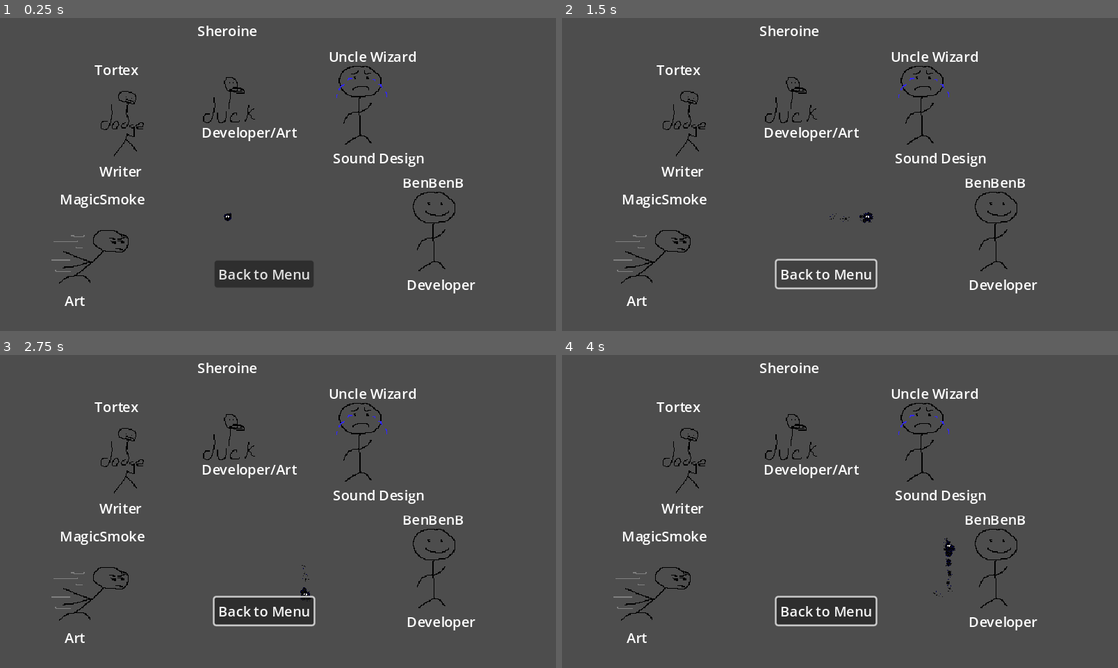
Above: before the commit, frames 1-4 (two rows, left to right).
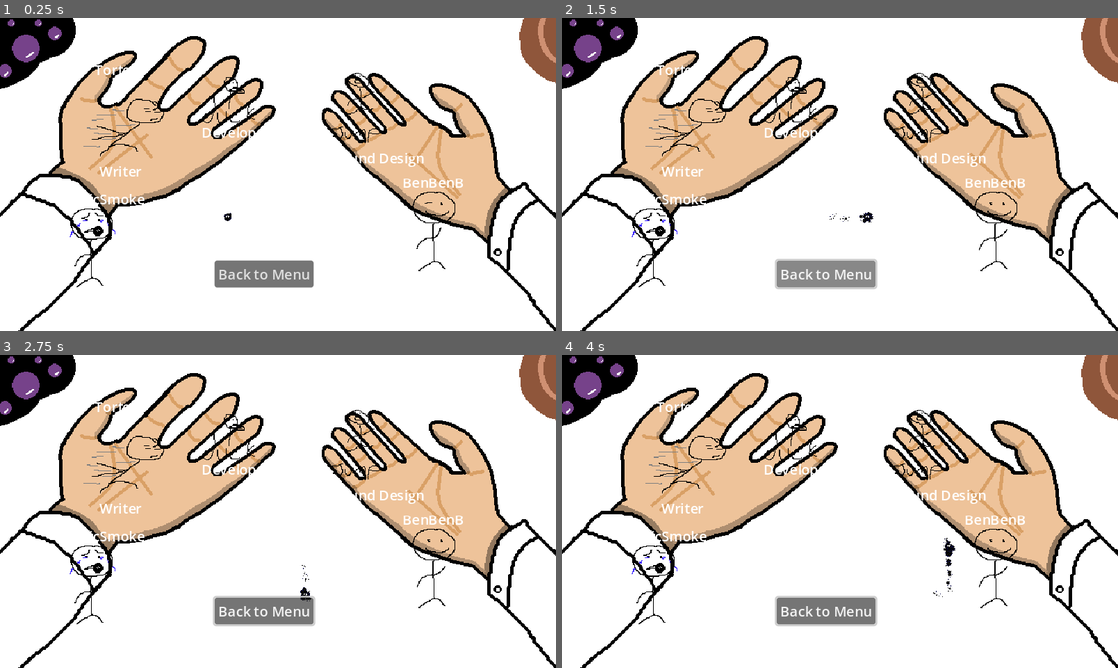
Above: after the commit, the same moments.

Repository: BenBenBenB/godot-testing-2d
Game: Godot game, scene res://scene/level/credits.tscn
Two runs of this game, one before a commit and one after it. Both use one fixed random seed, a clock stepped at 60 frames per second and the inputs below. This scene is started directly instead of the project's main scene. Sound files missing from this copy of the repository are replaced by a short silence.
Inputs (mouse positions are in pixels of both pictures, inside the frame that each line leads up to):
- Up to frame 1 (0.25 s): no input
- Up to frame 2 (1.5 s): move the mouse to (962, 158) at 0.52 s; hold D (move_right) 0.53-1.25 s; click "Back to Menu" at 1.25 s
- Up to frame 3 (2.75 s): move the mouse to (166, 527) at 2.02 s; hold S (move_down) from 2.03 s (still down)
- Up to frame 4 (4 s): move the mouse to (895, 442) at 2.77 s; release S (move_down) at 2.78 s; hold D (move_right) 2.78-3.53 s; move the mouse to (812, 574) at 3.52 s; hold W (move_up) from 3.53 s (still down)

The runs differ from the first frame. In frame 1, 98% of the frame differs, in the area x 0-100%, y 0-100%; in frame 2, 98%; in frame 3, 98%; in frame 4, 98%.

Commit message:
animated credits sprites

Diff:
--- a/scene/entity/edible_developer.gd
+++ b/scene/entity/edible_developer.gd
@@ -4,23 +4,19 @@
 
 @export var dev_name: String
 @export var title: String
-@export var sprite_source: String
 @export var mass: float = 100
 
-@onready var developer_sprite = $DeveloperSprite
 @onready var dev_name_label = $DevNameLabel
 @onready var title_label = $TitleLabel
 
 # Called when the node enters the scene tree for the first time.
 func _ready():
-	var picture = load("res://assets/%s" % sprite_source)
-	developer_sprite.texture = picture
 	dev_name_label.text = dev_name
 	title_label.text = title
 
 
 # Called every frame. 'delta' is the elapsed time since the previous frame.
-func _process(delta):
+func _process(_delta):
 	pass
 
 func _on_body_entered(body):
--- a/scene/entity/edible_developer.tscn
+++ b/scene/entity/edible_developer.tscn
@@ -1,7 +1,6 @@
-[gd_scene load_steps=4 format=3 uid="uid://71oepqubn8y0"]
+[gd_scene load_steps=3 format=3 uid="uid://71oepqubn8y0"]
 
 [ext_resource type="Script" path="res://scene/entity/edible_developer.gd" id="1_vioye"]
-[ext_resource type="Texture2D" uid="uid://boiaxfps3e5mn" path="res://assets/temp/player_idle_1.png" id="2_qqlk3"]
 
 [sub_resource type="CapsuleShape2D" id="CapsuleShape2D_46y36"]
 radius = 23.0
@@ -9,9 +8,6 @@
 
 [node name="EdibleDeveloper" type="Area2D"]
 script = ExtResource("1_vioye")
-
-[node name="DeveloperSprite" type="Sprite2D" parent="."]
-texture = ExtResource("2_qqlk3")
 
 [node name="CollisionShape2D" type="CollisionShape2D" parent="."]
 shape = SubResource("CapsuleShape2D_46y36")
--- a/scene/entity/enemy/turret_straight_line.tscn
+++ b/scene/entity/enemy/turret_straight_line.tscn
@@ -2,7 +2,7 @@
 
 [ext_resource type="Script" path="res://scene/entity/enemy/turret_straight_line.gd" id="1_juwup"]
 [ext_resource type="PackedScene" uid="uid://bw0gf7wfntyqd" path="res://scene/entity/projectile/bullet.tscn" id="2_k1nae"]
-[ext_resource type="Texture2D" uid="uid://y4myk5qmqpnq" path="res://assets/temp/player_special_1.png" id="3_33ov6"]
+[ext_resource type="Texture2D" uid="uid://y4myk5qmqpnq" path="res://assets/temp/jake_1.png" id="3_33ov6"]
 
 [node name="TurretStraightLine" type="Node2D"]
 script = ExtResource("1_juwup")
--- a/scene/level/credits.gd
+++ b/scene/level/credits.gd
@@ -1,6 +1,20 @@
 extends Level
 
-func _process(delta):
+@onready var sprite_ben = $BenB/AnimatedSprite2D
+@onready var sprite_cratylus = $Cratylus/AnimatedSprite2D
+@onready var sprite_sheroine = $Sheroine/AnimatedSprite2D
+@onready var sprite_tortex = $Tortex/AnimatedSprite2D
+@onready var sprite_magicsmoke = $Magicsmoke/AnimatedSprite2D
+@onready var background_music = $BackgroundMusic
+
+func _ready():
+	sprite_ben.play()
+	sprite_cratylus.play()
+	sprite_sheroine.play()
+	sprite_tortex.play()
+	sprite_magicsmoke.play()
+	background_music.play()
+func _process(_delta):
 	if Input.is_action_pressed("pause"):
 		go_to_menu()
 
--- a/scene/level/credits.tscn
+++ b/scene/level/credits.tscn
@@ -1,9 +1,90 @@
-[gd_scene load_steps=6 format=3 uid="uid://djdlc0w6jhve8"]
+[gd_scene load_steps=22 format=3 uid="uid://djdlc0w6jhve8"]
 
 [ext_resource type="Script" path="res://scene/level/credits.gd" id="1_5nt7w"]
 [ext_resource type="AudioStream" uid="uid://hpi8mfv4wygs" path="res://assets/music/05 - victory and credits.mp3" id="2_dlxg2"]
 [ext_resource type="PackedScene" uid="uid://dev35xoudhei" path="res://scene/entity/player_blackhole.tscn" id="2_nhaa8"]
 [ext_resource type="PackedScene" uid="uid://71oepqubn8y0" path="res://scene/entity/edible_developer.tscn" id="3_amus5"]
+[ext_resource type="Texture2D" uid="uid://vgam182o5ysb" path="res://assets/tileset/menu_bg.png" id="3_lgj0g"]
+[ext_resource type="Texture2D" uid="uid://boiaxfps3e5mn" path="res://assets/temp/ben_b_1.png" id="6_1bxx0"]
+[ext_resource type="Texture2D" uid="uid://cuv0jer6gggjs" path="res://assets/temp/ben_b_2.png" id="7_ie7me"]
+[ext_resource type="Texture2D" uid="uid://6kwr21p2gagc" path="res://assets/temp/sherione_1.png" id="8_b6enh"]
+[ext_resource type="Texture2D" uid="uid://cggbh0qojkxpb" path="res://assets/temp/tortex_1.png" id="8_o0xgq"]
+[ext_resource type="Texture2D" uid="uid://bxylosxc2b4xd" path="res://assets/temp/uncle_wizard_1.png" id="8_u68dm"]
+[ext_resource type="Texture2D" uid="uid://d1vlwbljpa22b" path="res://assets/temp/tortex_2.png" id="9_27gso"]
+[ext_resource type="Texture2D" uid="uid://lgksku40n5y0" path="res://assets/temp/uncle_wizard_2.png" id="9_37edi"]
+[ext_resource type="Texture2D" uid="uid://im5g55mfce5o" path="res://assets/temp/sherione_2.png" id="9_whq5q"]
+[ext_resource type="Texture2D" uid="uid://y4myk5qmqpnq" path="res://assets/temp/jake_1.png" id="10_h2i5w"]
+[ext_resource type="Texture2D" uid="uid://p1joqc42wk6" path="res://assets/temp/jake_2.png" id="11_70lt5"]
+
+[sub_resource type="SpriteFrames" id="SpriteFrames_ydij4"]
+animations = [{
+"frames": [{
+"duration": 1.0,
+"texture": ExtResource("6_1bxx0")
+}, {
+"duration": 1.0,
+"texture": ExtResource("7_ie7me")
+}],
+"loop": true,
+"name": &"default",
+"speed": 5.0
+}]
+
+[sub_resource type="SpriteFrames" id="SpriteFrames_7pksn"]
+animations = [{
+"frames": [{
+"duration": 1.0,
+"texture": ExtResource("8_u68dm")
+}, {
+"duration": 1.0,
+"texture": ExtResource("9_37edi")
+}],
+"loop": true,
+"name": &"default",
+"speed": 5.0
+}]
+
+[sub_resource type="SpriteFrames" id="SpriteFrames_ts8c6"]
+animations = [{
+"frames": [{
+"duration": 1.0,
+"texture": ExtResource("8_b6enh")
+}, {
+"duration": 1.0,
+"texture": ExtResource("9_whq5q")
+}],
+"loop": true,
+"name": &"default",
+"speed": 5.0
+}]
+
+[sub_resource type="SpriteFrames" id="SpriteFrames_f33jp"]
+animations = [{
+"frames": [{
+"duration": 1.0,
+"texture": ExtResource("8_o0xgq")
+}, {
+"duration": 1.0,
+"texture": ExtResource("9_27gso")
+}],
+"loop": true,
+"name": &"default",
+"speed": 5.0
+}]
+
+[sub_resource type="SpriteFrames" id="SpriteFrames_hu5um"]
+animations = [{
+"frames": [{
+"duration": 1.0,
+"texture": ExtResource("10_h2i5w")
+}, {
+"duration": 1.0,
+"texture": ExtResource("11_70lt5")
+}],
+"loop": true,
+"name": &"default",
+"speed": 5.0
+}]
 
 [sub_resource type="RectangleShape2D" id="RectangleShape2D_usopl"]
 size = Vector2(113, 29.5)
@@ -16,6 +97,10 @@
 stream = ExtResource("2_dlxg2")
 bus = &"Music"
 
+[node name="BackgroundImage" type="Sprite2D" parent="."]
+position = Vector2(333, 235)
+texture = ExtResource("3_lgj0g")
+
 [node name="PlayerBlackhole" parent="." instance=ExtResource("2_nhaa8")]
 position = Vector2(262, 229)
 
@@ -23,31 +108,42 @@
 position = Vector2(500, 248)
 dev_name = "BenBenB"
 title = "Developer"
-sprite_source = "temp/player_idle_1.png"
+
+[node name="AnimatedSprite2D" type="AnimatedSprite2D" parent="BenB"]
+sprite_frames = SubResource("SpriteFrames_ydij4")
+frame_progress = 0.616643
 
 [node name="Cratylus" parent="." instance=ExtResource("3_amus5")]
 position = Vector2(415, 103)
 dev_name = "Uncle Wizard"
 title = "Sound Design"
-sprite_source = "temp/player_special_1.png"
+
+[node name="AnimatedSprite2D" type="AnimatedSprite2D" parent="Cratylus"]
+sprite_frames = SubResource("SpriteFrames_7pksn")
 
 [node name="Sheroine" parent="." instance=ExtResource("3_amus5")]
 position = Vector2(264, 73)
 dev_name = "Sheroine"
 title = "Developer/Art"
-sprite_source = "temp/player_duck_1.png"
+
+[node name="AnimatedSprite2D" type="AnimatedSprite2D" parent="Sheroine"]
+sprite_frames = SubResource("SpriteFrames_ts8c6")
 
 [node name="Tortex" parent="." instance=ExtResource("3_amus5")]
 position = Vector2(146, 118)
 dev_name = "Tortex"
 title = "Writer"
-sprite_source = "temp/player_dodge_1.png"
+
+[node name="AnimatedSprite2D" type="AnimatedSprite2D" parent="Tortex"]
+sprite_frames = SubResource("SpriteFrames_f33jp")
 
 [node name="Magicsmoke" parent="." instance=ExtResource("3_amus5")]
 position = Vector2(106, 267)
 dev_name = "MagicSmoke"
 title = "Art"
-sprite_source = "temp/player_dash_1.png"
+
+[node name="AnimatedSprite2D" type="AnimatedSprite2D" parent="Magicsmoke"]
+sprite_frames = SubResource("SpriteFrames_hu5um")
 
 [node name="MenuButton" type="Button" parent="."]
 offset_left = 247.0
Renamed: assets/temp/player_idle_1.png -> assets/temp/ben_b_1.png
Not shown, changed: assets/temp/ben_b_1.png.import
Renamed: assets/temp/player_idle_2.png -> assets/temp/ben_b_2.png
Not shown, changed: assets/temp/ben_b_2.png.import
Binary file removed: assets/temp/ground_1.png
Renamed: assets/temp/player_special_1.png -> assets/temp/jake_1.png
Not shown, changed: assets/temp/jake_1.png.import
Renamed: assets/temp/player_special_2.png -> assets/temp/jake_2.png
Not shown, changed: assets/temp/jake_2.png.import
Binary file removed: assets/temp/player_dodge_1.png
Renamed: assets/temp/player_duck_1.png -> assets/temp/sherione_1.png
Not shown, changed: assets/temp/sherione_1.png.import
(and 10 more such lines)
